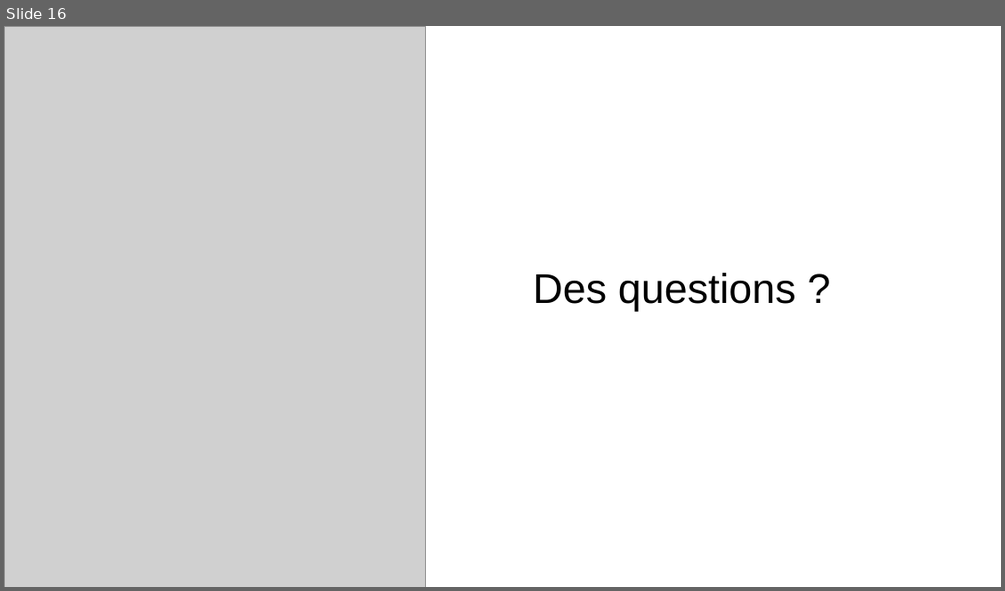
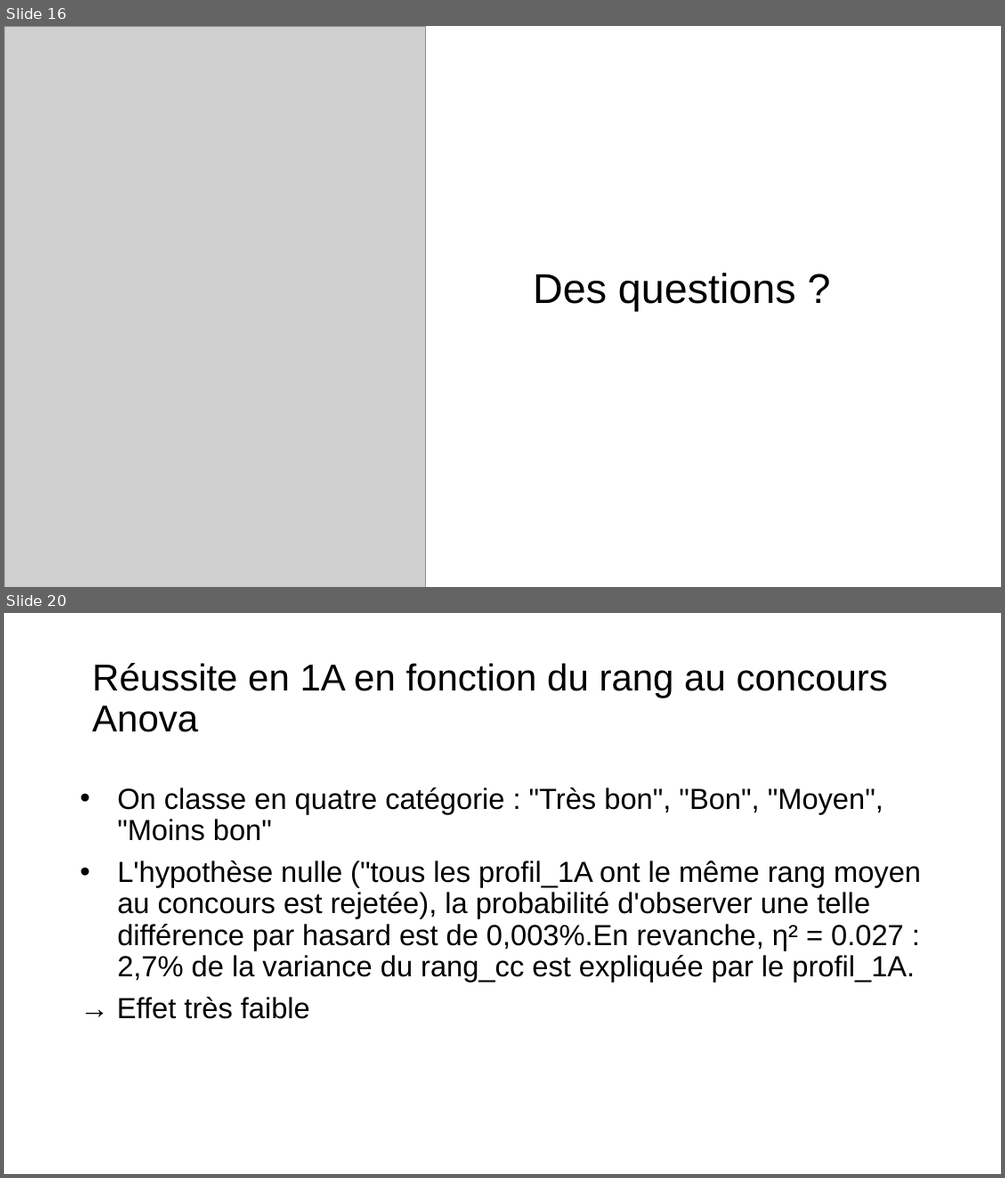
Before and after one commit to chlesieur/analyse_bdd_eleves_ensai, a slide deck: presentation/Presentation_trajectoires_etudiants_ENSAI_version_CER.pptx. Shown one above the other, each under a label of ours: slide 16 before the commit, slides 16 and 20 after it; the slides between them are not shown. The pictures are 1005x591 and 1005x1178 pixels, drawn with LibreOffice and Linux fonts; fonts in the diff are those of the drawing; grey boxes stand for pictures; background and template pictures are left out. Boxes give left, top, right and bottom in pixels: in the first picture for what was removed or moved away, otherwise in the second. Text is boxed around its words. In the diff, an @@ line names an element or a change of style, - is before the commit and + after.

```diff
--- a/presentation/Presentation_trajectoires_etudiants_ENSAI_version_CER.pptx
+++ b/presentation/Presentation_trajectoires_etudiants_ENSAI_version_CER.pptx
@@ slide 20 added at [4,613,1001,1174], background picture (left out) @@
@@ text added at [92,663,888,732], 36 pt, text #000000 @@
+Réussite en 1A en fonction du rang au concours
+Anova
@@ text added at [117,787,921,1019], 28 pt, text #000000 @@
+• On classe en quatre catégorie : "Très bon", "Bon", "Moyen", "Moins bon"
+• L'hypothèse nulle ("tous les profil_1A ont le même rang moyen au concours est rejetée), la probabilité d'observer une telle différence par hasard est de 0,003%.En revanche, η² = 0.027 : 2,7% de la variance du rang_cc est expliquée par le profil_1A.
+→ Effet très faible
```
Also in this commit, not shown: 14 other slides added, 2 other files.
